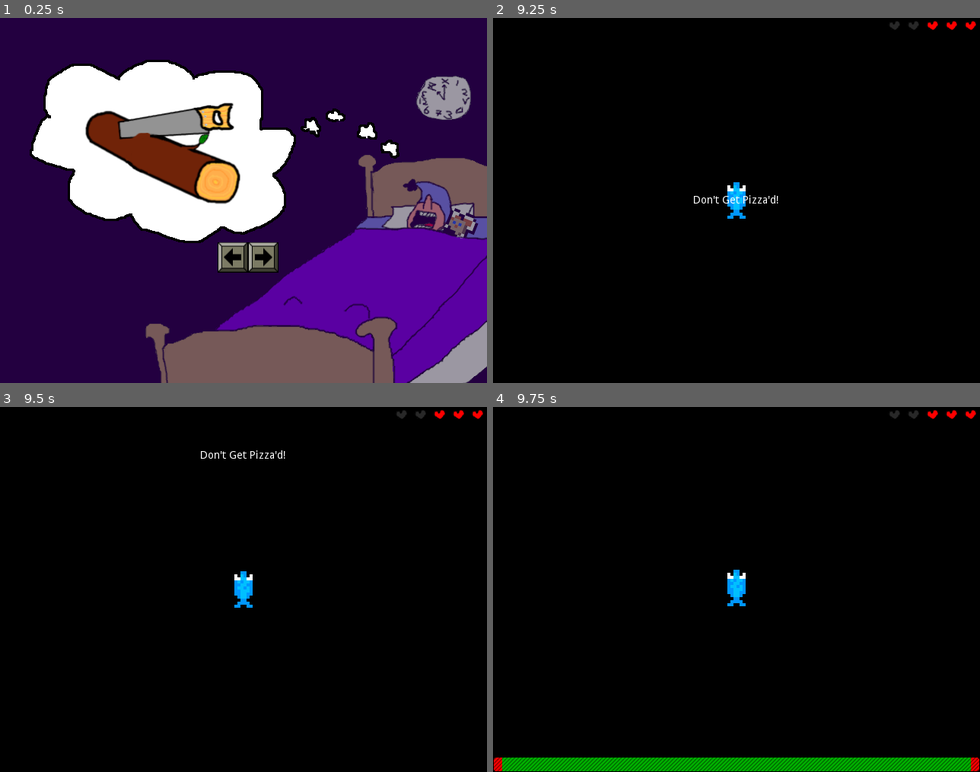
Above: before the commit, frames 1-4 (two rows, left to right).
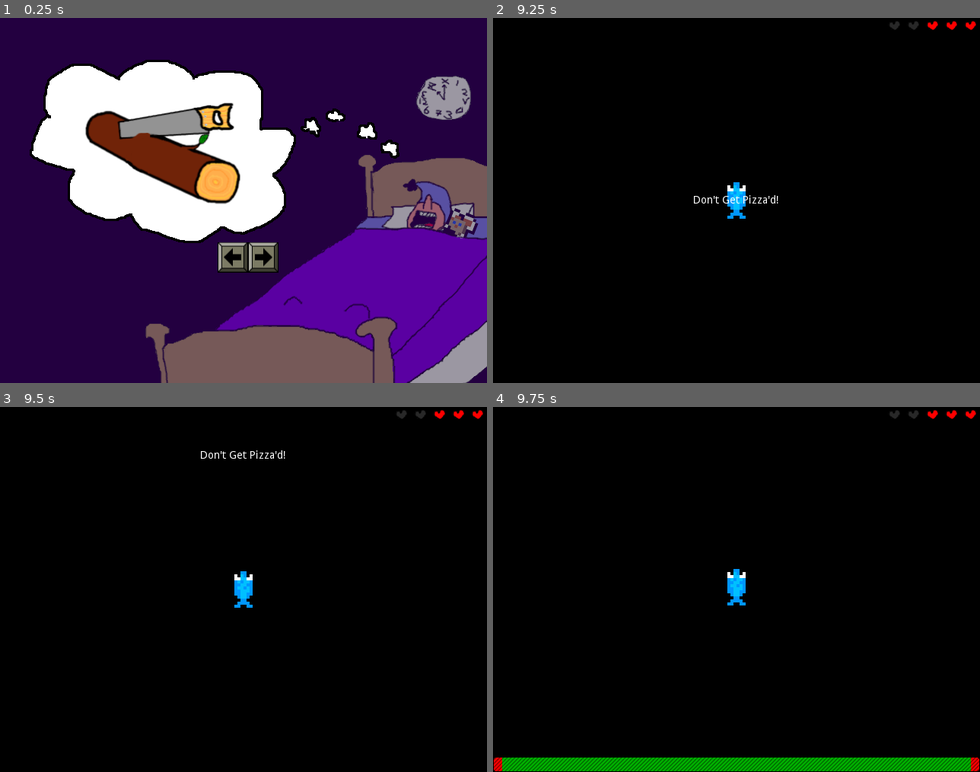
Above: after the commit, the same moments.

Repository: swashdev/minigame-madness
Game: Godot game, scene res://master/scenes/main.tscn
The game is run twice, just before and just after one commit, with the same random seed, the same clock (stepped at 60 frames per second) and the same inputs.
Inputs:
- Up to frame 1 (0.25 s): no input
- Up to frame 2 (9.25 s): tap Enter at 0.5 s; hold Right (ui_right) 0.53-1.28 s; tap Space (ui_select) at 0.77, 1.52, 3.02, 3.77, 4.52, 5.75, 6.02, 6.77, 7.52, 9.02 s; hold Down (ui_down) 1.28-2.03 s; hold Right (ui_right) 2.03-2.78 s; hold Up (ui_up) 2.78-3.53 s; hold Left (ui_left) 3.53-5.03 s; hold Down (ui_down) 5.03-5.78 s; hold Right (ui_right) 5.78-6.53 s; tap A at 6.5 s; hold Up (ui_up) 6.53-7.28 s; hold Right (ui_right) 7.28-8.03 s; hold Down (ui_down) 8.03-8.78 s; hold Left (ui_left) from 8.78 s (still down)
- Up to frame 3 (9.5 s): keep holding Left (ui_left)
- Up to frame 4 (9.75 s): release Left (ui_left) at 9.53 s; hold Up (ui_up) from 9.53 s (still down)

Frames 1-3 are identical in both runs. In frame 4, less than 0.1% of the frame differs, in the area x 48-52%, y 44-55%.

Commit message:
double the anchovy's rate of acceleration.
In a four-second game, having to wait two seconds to accelerate is kind
of nightmarish.

Diff:
--- a/mini/anchovy_quest/scripts/characters/anchovy.gd
+++ b/mini/anchovy_quest/scripts/characters/anchovy.gd
@@ -9,7 +9,7 @@
 const MAX_SPEED: float = 400.0
 
 # The difference in speed per second.
-const ACCELERATION: float = 200.0
+const ACCELERATION: float = 400.0
 # The number of degrees the player can turn in one second.
 const ROTATIONAL_SPEED: float = 90.0
 
